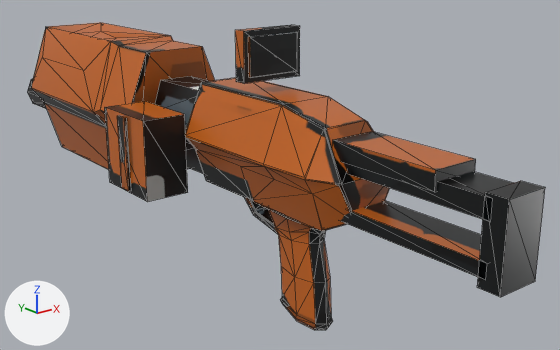
The glTF model deathmatch/weapons/cq/massacre.glb as it was, and as the next commit left it.
Before and after are seen from a 50 mm camera at (-0.511, -0.606, 0.336) aimed at (0.055, 0.101, 0.053). Lighting does not change. The marker at lower left points along +X, +Y and +Z. The older version comes first. Mesh edges are drawn as thin lines. Vertices at exactly the same position are counted once.

In view in the first picture: 'InsertedAmmo', 'massacre'.
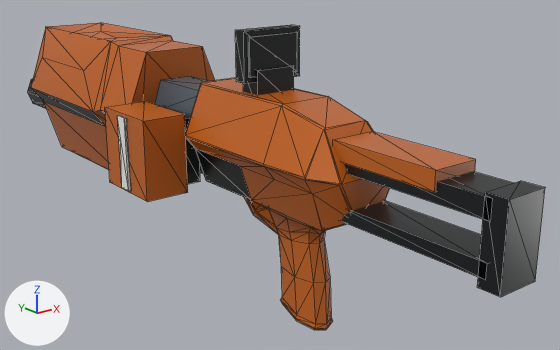
Changed parts and their boxes [x1, y1, x2, y2] in the pictures (560 x 350 px):
part 1 of me_receiver_001, added: after [161, 106, 200, 184]
part 2 of me_receiver_001, added: after [243, 65, 294, 95]
part 3 of me_receiver_001, surface changed: [28, 26, 483, 330] in both
part 4 of me_receiver_003, surface changed: [105, 101, 188, 202] in both

The change, as a diff of the scene's bpy script:
```diff
--- a/deathmatch/weapons/cq/massacre.glb.py
+++ b/deathmatch/weapons/cq/massacre.glb.py
@@ me_receiver_001 @@
 # used by ob_massacre; location = (0.0, 0.0, 0.0)
-me_receiver_001.from_pydata(...)  # 400 vertices, 752 faces; spans x -0.077..0.077, y -0.277..0.614, z -0.077..0.239
+me_receiver_001.from_pydata(...)  # 416 vertices, 776 faces; spans x -0.077..0.077, y -0.277..0.614, z -0.077..0.239
+# me_receiver_001 part 1: a new loose piece, a box spanning x -0.07..-0.028, y 0.151..0.227, z 0.049..0.13, in mat_massacre_baked (picture img_massacre)
+# me_receiver_001 part 2: a new loose piece, a box spanning x -0.024..0.024, y 0.039..0.066, z 0.156..0.198, in mat_massacre_baked (picture img_massacre)
+# me_receiver_001 part 3: 721 kept faces spanning x -0.077..0.077, y -0.277..0.614, z -0.077..0.239 get new texture (UV) coordinates
 me_receiver_001.materials.append(mat_massacre_baked)
@@ me_receiver_003 @@
 me_receiver_003.from_pydata(...)  # 16 vertices, 24 faces; spans x -0.0287..0.0287, y -0.0464..0.0464, z -0.0473..0.0473
 # used by ob_insertedammo; location = (-0.0803, 0.189, 0.0892)
+# me_receiver_003 part 4: texture (UV) coordinates of 24 of 24 faces, centred in x -0.0287..0.0287, y -0.0464..0.0464, z -0.0473..0.0473, changed; they spanned u 0.17..0.99, v 0.0..0.91 and now span u 0.15..0.8, v 0.0..0.86
 me_receiver_003.materials.append(mat_massacre_baked)
```
